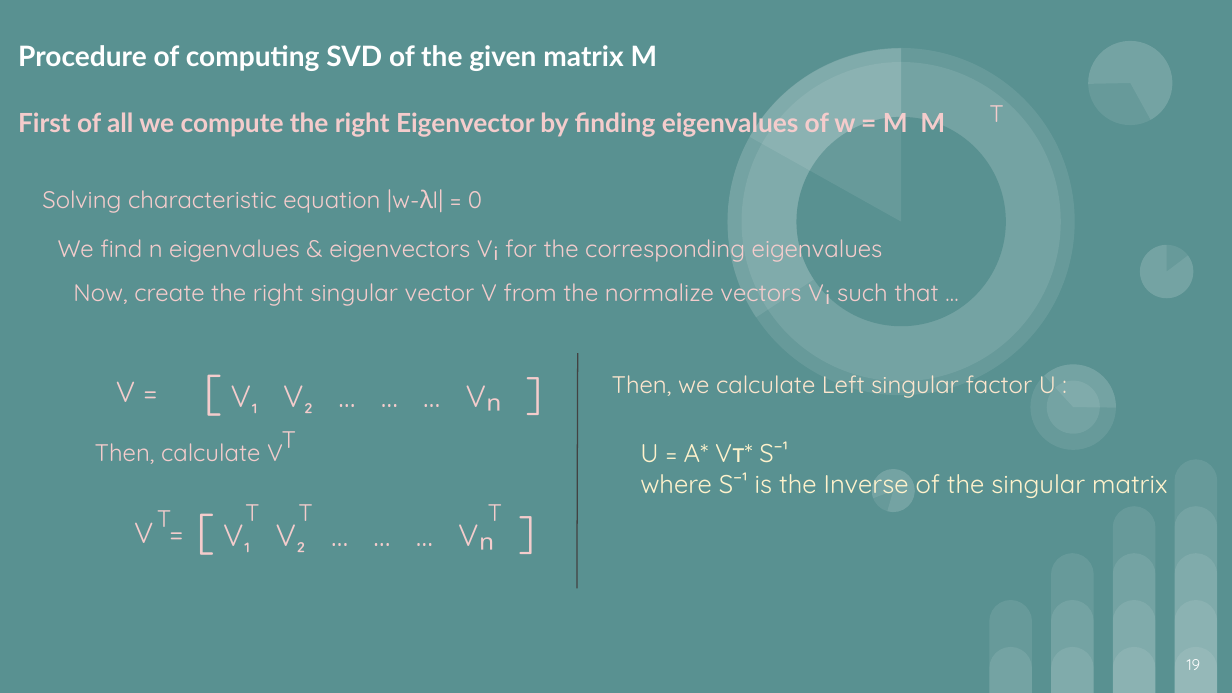
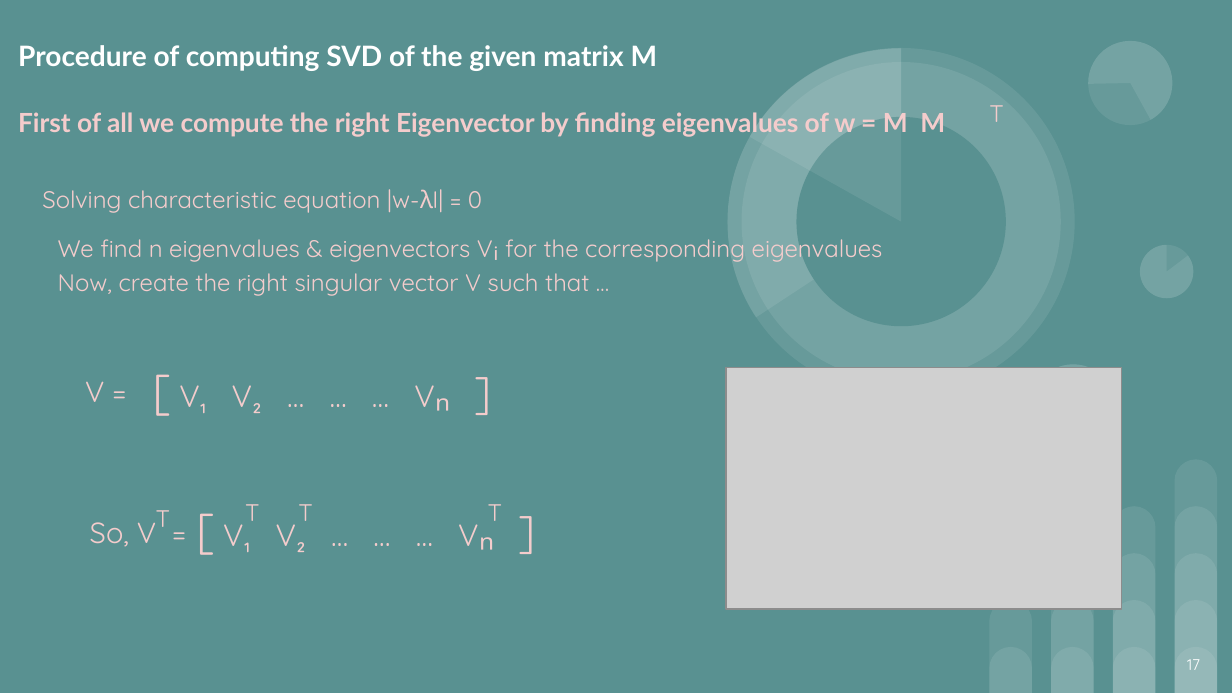
Before and after one commit to Juriez/SPL-1, a slide deck: slide 17 of Final Slide.pptx (slide 19 before the commit). Drawn at 1232x693 pixels with LibreOffice and Linux fonts; fonts in the diff are those of the drawing; grey boxes stand for pictures. Boxes give left, top, right and bottom in pixels: in the first picture for what was removed or moved away, otherwise in the second. Text is boxed around its words. In the diff, an @@ line names an element or a change of style, - is before the commit and + after.

```diff
--- a/Final Slide.pptx
+++ b/Final Slide.pptx
@@ text at [58, 273, 589, 296]: text changed @@
-Now, create the right singular vector V from the normalize vectors Vᵢ such that …
+Now, create the right singular vector V such that …
@@ text "[ V₁ V₂ … … ...": place and size @@
-text "[ V₁ V₂ … … ..." at [231, 385, 313, 413]
+text "[ V₁ V₂ … … ..." at [179, 385, 262, 413]
@@ line removed from (578, 354) to (577, 589) @@
@@ text "V =": place and size @@
-text "V =" at [116, 381, 135, 402]
+text "V =" at [85, 381, 104, 402]
@@ text removed at [612, 375, 1056, 398] @@
-Then, we calculate Left singular factor U :
@@ picture added at [726, 367, 1121, 609] @@
@@ ellipse removed at [1047, 381, 1100, 434] @@
@@ text removed at [95, 443, 283, 464] @@
-Then, calculate V
@@ text removed at [282, 431, 296, 448] @@
-T
@@ text removed at [640, 441, 1167, 498] @@
-U = A* Vт* S⁻¹
-where S⁻¹ is the Inverse of the singular matrix
@@ ellipse removed at [867, 464, 921, 518] @@
@@ pie slice (boxed as its full ellipse) removed at [867, 464, 921, 518] @@
@@ text at [90, 522, 156, 547]: text changed @@
-V =
+So, V =
@@ page number at [1187, 659, 1200, 670]: text changed @@
-19
+17
```
Also in this commit, not shown: 12 other slides changed, 1 slide added, 4 slides removed.
